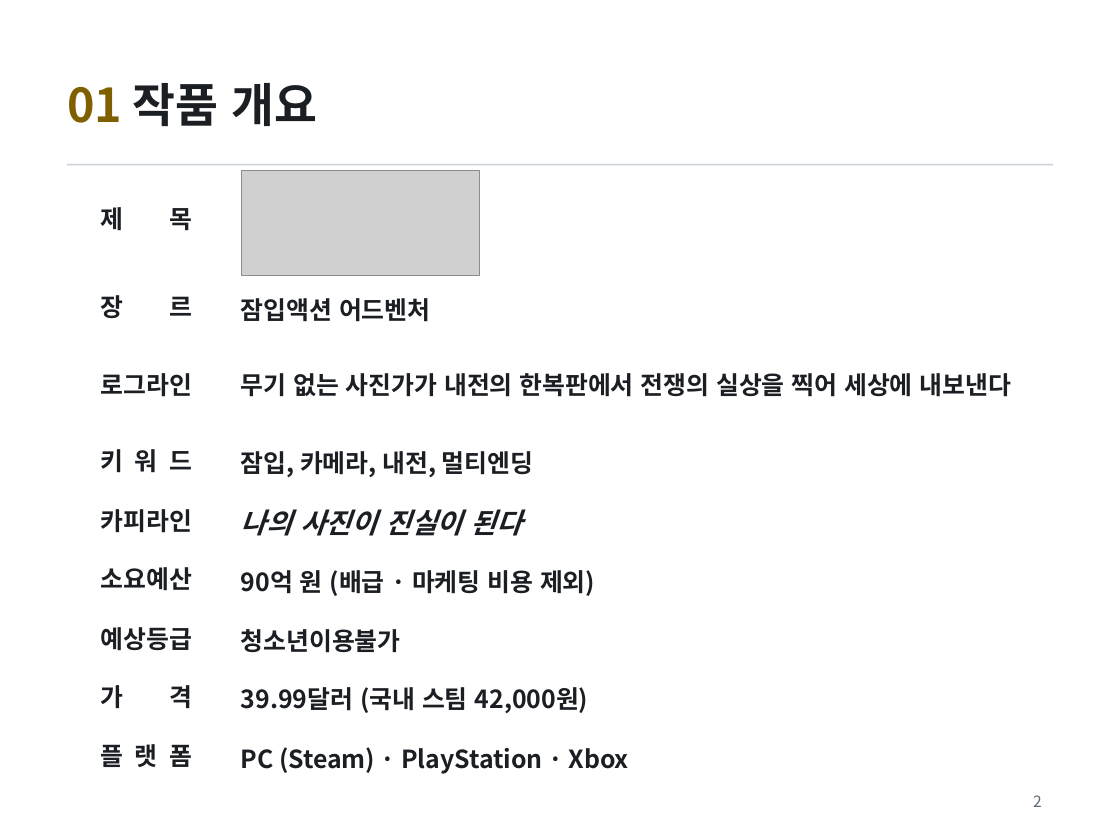
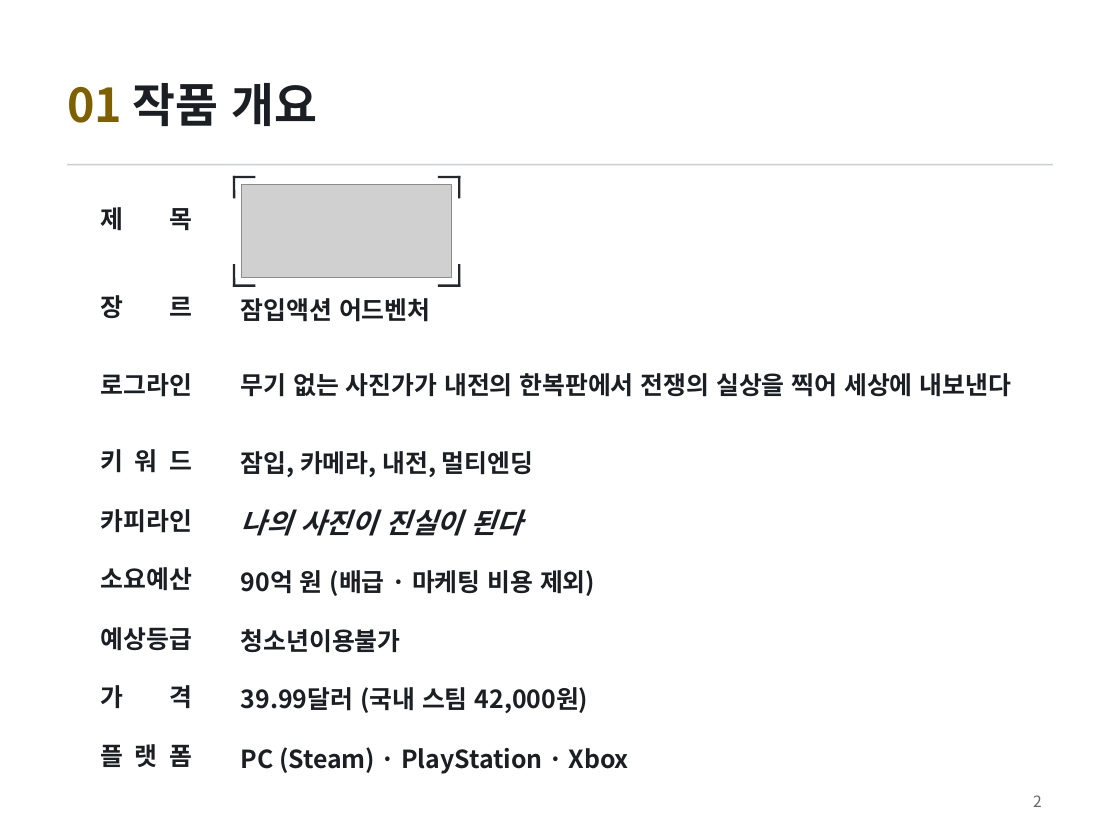
Before and after one commit to golgold/unitybasic, a slide deck: slide 2 of 기획/김민우_게임_FRAME UNDER FIRE.pptx. Drawn at 1120x840 pixels with LibreOffice and Linux fonts; fonts in the diff are those of the drawing; grey boxes stand for pictures. Boxes give left, top, right and bottom in pixels: in the first picture for what was removed or moved away, otherwise in the second. Text is boxed around its words. In the diff, an @@ line names an element or a change of style, - is before the commit and + after.

```diff
--- a/기획/김민우_게임_FRAME UNDER FIRE.pptx
+++ b/기획/김민우_게임_FRAME UNDER FIRE.pptx
@@ line added from (234, 177) to (254, 177), #23282E 1.5 pt @@
@@ line added from (234, 177) to (234, 197), #23282E 1.5 pt @@
@@ line added from (439, 177) to (459, 177), #23282E 1.5 pt @@
@@ line added from (459, 177) to (459, 197), #23282E 1.5 pt @@
@@ picture: place and size @@
-picture at box(242, 170, 479, 276)
+picture at box(242, 185, 451, 278)
@@ line added from (234, 265) to (234, 286), #23282E 1.5 pt @@
@@ line added from (459, 265) to (459, 286), #23282E 1.5 pt @@
@@ line added from (234, 286) to (254, 286), #23282E 1.5 pt @@
@@ line added from (439, 286) to (459, 286), #23282E 1.5 pt @@
```
Also in this commit, not shown: 7 other slides changed, 1 other file.
